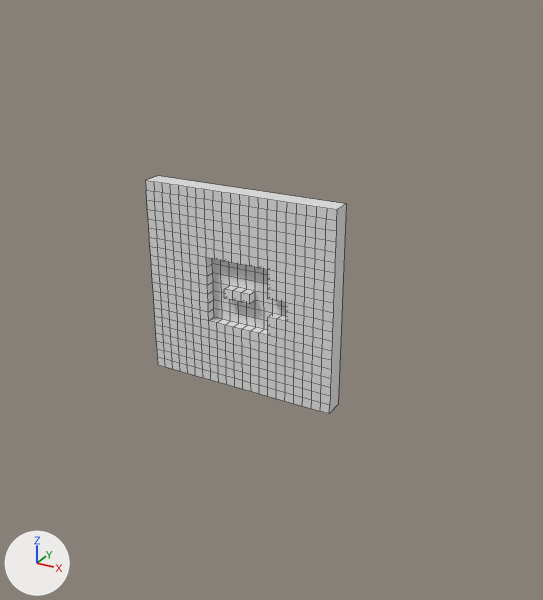
Renders of the Blender file Assets/maps/map2blend.blend from each side of a commit.
Camera for both pictures: a 50 mm lens placed at (34.6, -57.1, 28.5), pointed at (2.6, 1.1, -0.6). The lights are fixed; the arrows at lower left show +X, +Y and +Z. Mesh edges are drawn as thin lines.
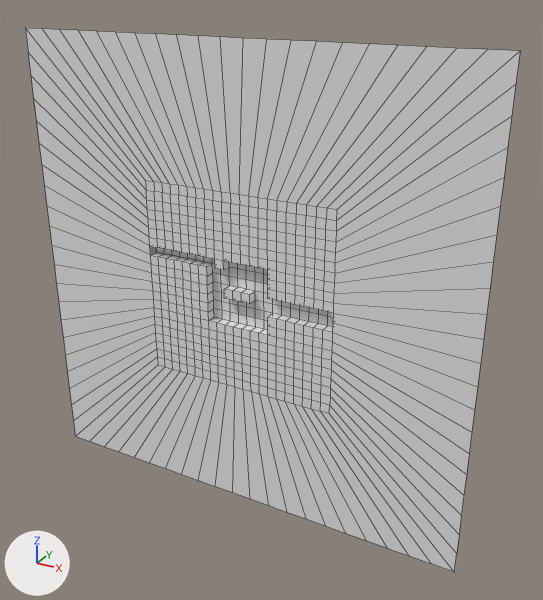
Pixel boxes [x1, y1, x2, y2] of what changed, in the pictures (543 x 600 px):
'Cube', reshaped (146% wider, 128% taller): before [145, 176, 346, 414]; after [25, 28, 520, 572]
part 1 of me_cube, built on: before [150, 246, 333, 332]; after [25, 28, 520, 572]

Diff of the bpy script that builds the scene:
```diff
--- a/Assets/maps/map2blend.blend.py
+++ b/Assets/maps/map2blend.blend.py
@@ me_cube @@
 # used by ob_cube; location = (0.0, 0.0, 0.0); scale = (10.0, 1.0, 10.0)
-me_cube.from_pydata(...)  # 528 vertices, 486 faces; spans x -1.0..1.0, y -1.0..1.0, z -1.0..1.0
+me_cube.from_pydata(...)  # 654 vertices, 608 faces; spans x -2.33..2.33, y -1.0..1.0, z -2.33..2.33
+# me_cube part 1
+# 5 vertices are removed from x 0.52..0.9, y -1.0, z -0.05
+# 21 faces are deleted
+# 36 vertices are added at x -2.33..2.33, y -1.0..0.0, z -2.33..2.33
+# 25 new vertices lie (0.0, 1.0, 0.0) away from vertices in x -1.0..1.0, y -1.0, z -0.14..0.33
+# 9 new vertices lie (0.01, 1.0, 0.0) away from vertices in x 0.52..0.9, y -1.0..0.0, z -0.14..0.05
+# 5 new vertices lie (0.0, 0.0, 0.09) away from vertices in x 0.53..0.91, y 0.0, z -0.14
+# 10 new vertices lie (0.22, 0.0, 0.0) away from vertices in x -2.33..1.67, y -1.0, z -2.33..2.33
+# 10 new vertices lie (0.22, 0.0, 0.0) away from vertices in x -2.11..1.89, y -1.0, z -2.33..2.33
+# 10 new vertices lie (0.22, 0.0, 0.0) away from vertices in x -1.89..2.11, y -1.0, z -2.33..2.33
+# 10 new vertices lie (0.0, 0.0, 0.22) away from vertices in x -2.33..2.33, y -1.0, z -2.11..1.67
+# 10 new vertices lie (0.0, 0.0, 0.22) away from vertices in x -2.33..2.33, y -1.0, z -1.89..1.89
+# 6 new vertices lie (0.0, 0.0, 0.22) away from vertices in x -2.33..2.33, y -1.0, z -1.0..1.0
+# 143 new faces join them
 me_cube.materials.append(mat_material)
```
